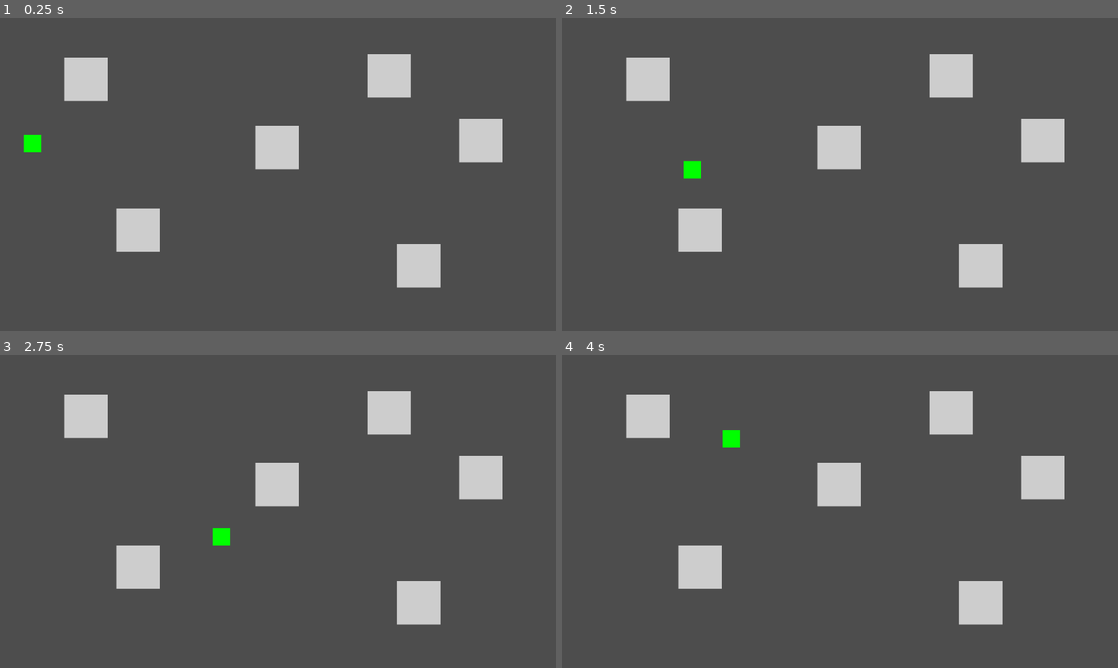
Above: before the commit, frames 1-4 (two rows, left to right).
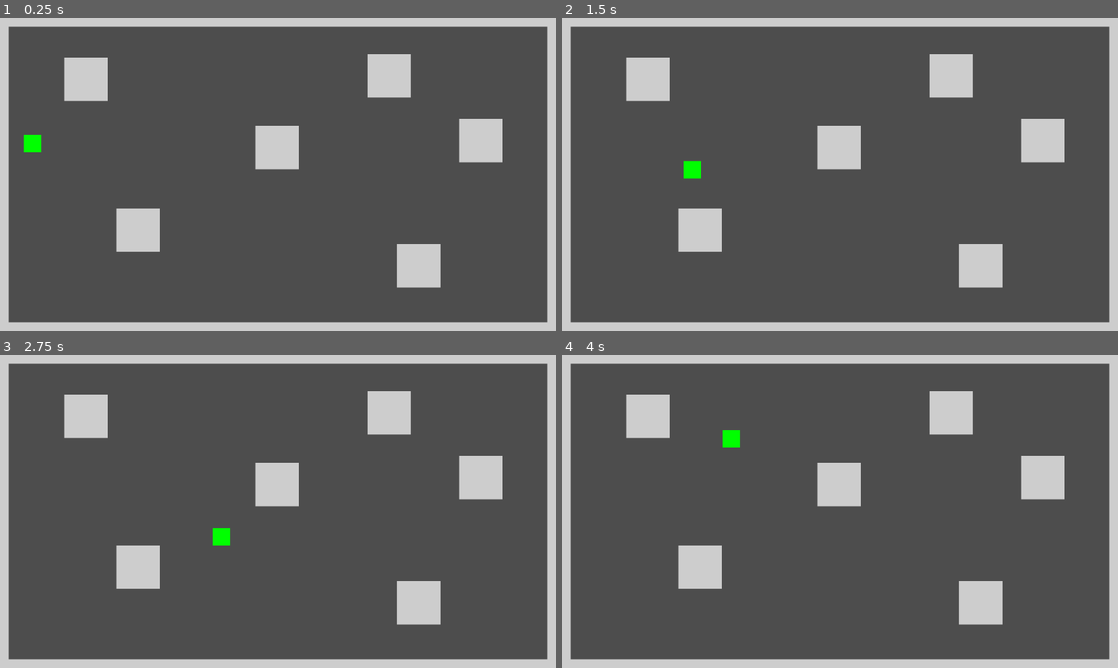
Above: after the commit, the same moments.

Repository: Toxe/godot-state-machines
Game: Godot game, scene res://scenes/world.tscn
The game is run twice, just before and just after one commit, with the same random seed, the same clock (stepped at 60 frames per second) and the same inputs.
Inputs:
- Up to frame 1 (0.25 s): no input
- Up to frame 2 (1.5 s): tap Enter at 0.5 s; hold Right (ui_right) 0.53-1.28 s; hold Down (ui_down) from 1.28 s (still down)
- Up to frame 3 (2.75 s): tap Space at 2 s; release Down (ui_down) at 2.03 s; hold Right (ui_right) from 2.03 s (still down)
- Up to frame 4 (4 s): release Right (ui_right) at 2.78 s; hold Up (ui_up) 2.78-3.53 s; hold Left (ui_left) from 3.53 s (still down)

The runs differ from the first frame. In frame 1, 8.8% of the frame differs, in the area x 0-100%, y 0-100%; in frame 2, 8.8%; in frame 3, 8.8%; in frame 4, 8.8%.

Commit message:
Add surrounding walls

Diff:
--- a/scenes/world.tscn
+++ b/scenes/world.tscn
@@ -25,5 +25,21 @@
 [node name="Wall6" parent="Walls" instance=ExtResource("1_f7bvh")]
 position = Vector2(896, 133)
 
+[node name="Wall7" parent="Walls" instance=ExtResource("1_f7bvh")]
+position = Vector2(-30, 360)
+scale = Vector2(1, 8)
+
+[node name="Wall9" parent="Walls" instance=ExtResource("1_f7bvh")]
+position = Vector2(640, -30)
+scale = Vector2(14, 1)
+
+[node name="Wall10" parent="Walls" instance=ExtResource("1_f7bvh")]
+position = Vector2(640, 750)
+scale = Vector2(14, 1)
+
+[node name="Wall8" parent="Walls" instance=ExtResource("1_f7bvh")]
+position = Vector2(1310, 360)
+scale = Vector2(1, 8)
+
 [node name="Player" parent="." instance=ExtResource("2_x0ahe")]
 position = Vector2(75, 289)
